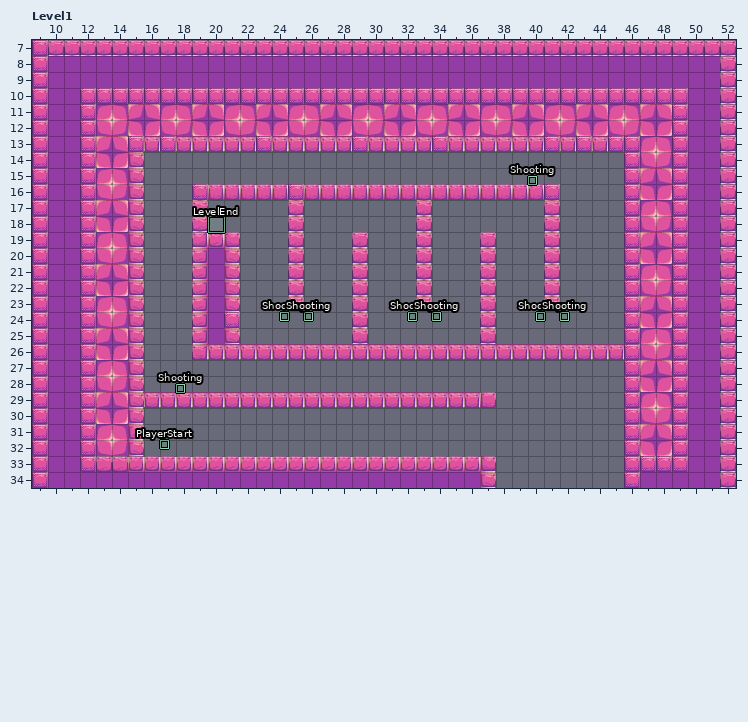
A LDtk project gets an edit: Levels/World_4/Level_4-3.ldtk. Above: the version before the commit.
Cells are 32x32 px. Shown: Level1 x 9..52, y 7..34.
The same view after the edit:
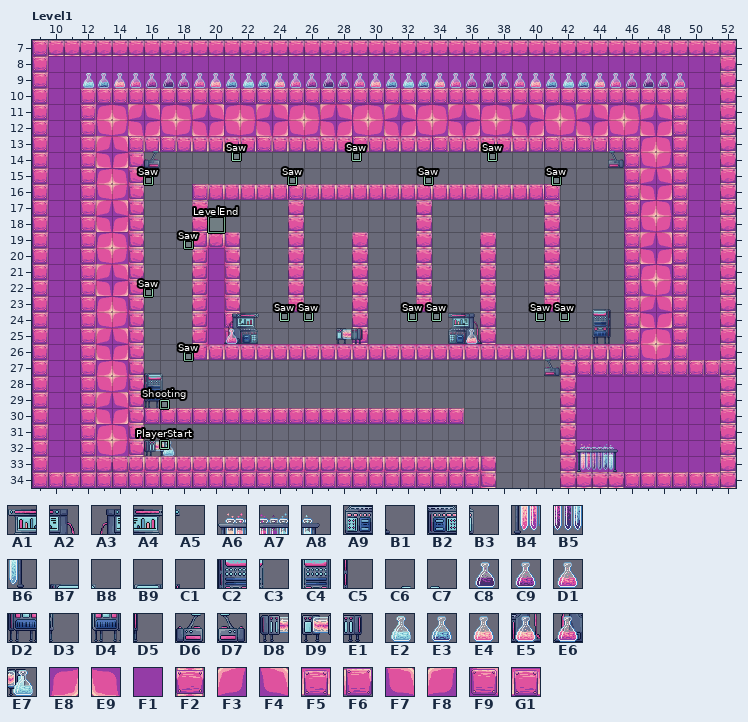
Key: from "Props": A1 0, A2 1, A3 3, A4 4, A5 5, A6 6, A7 7, A8 8, A9 16, B1 18, B2 20, B3 21, B4 22, B5 23, B6 24, B7 32, B8 33, B9 34, C1 35, C2 48, C3 49, C4 50, C5 51, C6 52, C7 53, C8 58, C9 59, D1 60, D2 64, D3 65, D4 66, D5 67, D6 68, D7 69, D8 70, D9 72, E1 73, E2 74, E3 75, E4 76, E5 17 under 76, E6 19 under 60, E7 71 under 74; from "Tiles": E8 4, E9 5, F1 9, F2 11, F3 12, F4 13, F5 17, F6 26, F7 28, F8 29, F9 35, G1 9 under 17.
__ is an empty cell.
Objects are placed by their top-left corner, in cells (3,4 is the top-left corner of cell 3,4); size is 1x1 cell unless given.
Tiles replaced or removed in this view: E8, E9, F1, F3, F4, F5, F6, F7, F8, F9, G1.
Tiles of an added or newly shown layer are drawn over the layers below it.
Edits made:
Changed rows in their new state; .. is an unchanged cell.
Layer "Tiles":
first column x 10:
27 .. .. .. .. .. .. .. .. .. .. .. .. .. .. .. .. .. .. .. .. .. .. .. .. .. .. .. .. .. .. .. .. F2 F9 F9 F9 .. F9 F9 .. F9 F9
28 .. .. .. .. .. .. .. .. .. .. .. .. .. .. .. .. .. .. .. .. .. .. .. .. .. .. .. .. .. .. .. .. F2 F1 F1 F1 F1 F1 F1 F1 .. ..
29 .. .. .. .. .. .. __ __ __ __ __ __ __ __ __ __ __ __ __ __ __ __ __ __ __ __ __ __ .. .. .. .. F2 F1 F1 F1 F1 F1 F1 F1 .. ..
30 .. .. .. .. .. .. F9 F9 F9 F9 F9 F9 F9 F9 F9 F9 F9 F9 F9 F9 F9 F9 F9 F9 F9 F9 .. .. .. .. .. .. F2 F1 F1 F1 F1 F1 F1 F1 .. ..
31 .. .. .. .. .. .. .. .. .. .. .. .. .. .. .. .. .. .. .. .. .. .. .. .. .. .. .. .. .. .. .. .. F2 F1 F1 F1 F1 F1 F1 F1 .. ..
32 .. .. .. .. .. .. .. .. .. .. .. .. .. .. .. .. .. .. .. .. .. .. .. .. .. .. .. .. .. .. .. .. F2 F1 F1 F1 F1 F1 F1 F1 .. ..
33 .. .. .. .. .. .. .. .. .. .. .. .. .. .. .. .. .. .. .. .. .. .. .. .. .. .. .. .. .. .. .. .. F2 F1 F1 F1 F1 F1 F1 F1 .. ..
34 F9 F9 F9 F9 F9 F9 F9 F9 F9 F9 F9 F9 F9 F9 F9 F9 F9 F9 F9 F9 F9 F9 F9 F9 F9 F9 F9 .. .. .. .. .. F2 F2 F2 F2 .. F9 F9 F9 F9 F9
Layer "Entities":
changed: "Shooting" rectangle at 18,28.5 size 0.5x0.5 -> "Shooting" rectangle at 17,29.5 size 0.5x0.5
added: "Saw" rectangle at 24.5,24 size 0.5x0.5
added: "Saw" rectangle at 26,24 size 0.5x0.5
added: "Saw" rectangle at 32.5,24 size 0.5x0.5
added: "Saw" rectangle at 34,24 size 0.5x0.5
added: "Saw" rectangle at 40.5,24 size 0.5x0.5
added: "Saw" rectangle at 42,24 size 0.5x0.5
added: "Saw" rectangle at 18.5,26.5 size 0.5x0.5
added: "Saw" rectangle at 16,22.5 size 0.5x0.5
added: "Saw" rectangle at 18.5,19.5 size 0.5x0.5
added: "Saw" rectangle at 16,15.5 size 0.5x0.5
added: "Saw" rectangle at 25,15.5 size 0.5x0.5
added: "Saw" rectangle at 29,14 size 0.5x0.5
added: "Saw" rectangle at 33.5,15.5 size 0.5x0.5
added: "Saw" rectangle at 37.5,14 size 0.5x0.5
added: "Saw" rectangle at 41.5,15.5 size 0.5x0.5
added: "Saw" rectangle at 21.5,14 size 0.5x0.5
removed: "Shooting" rectangle at 40,15.5 size 0.5x0.5
removed: "Shooting" rectangle at 24.5,24 size 0.5x0.5
removed: "Shooting" rectangle at 26,24 size 0.5x0.5
removed: "Shooting" rectangle at 32.5,24 size 0.5x0.5
removed: "Shooting" rectangle at 34,24 size 0.5x0.5
removed: "Shooting" rectangle at 40.5,24 size 0.5x0.5
removed: "Shooting" rectangle at 42,24 size 0.5x0.5
Layer "Props" (added):
first column x 12:
 9 E2 E3 E4 D1 C9 C8 C9 D1 E4 E3 E2 E3 E4 D1 C9 C8 C9 D1 E4 E3 E2 E3 E4 D1 C9 C8 C9 D1 E4 E3 E2 E3 E4 D1 C9 C8 C9 D1
first column x 16:
13 C6 .. .. .. .. .. .. .. .. .. .. .. .. .. .. .. .. .. .. .. .. .. .. .. .. .. .. .. .. C7
14 D6 .. .. .. .. .. .. .. .. .. .. .. .. .. .. .. .. .. .. .. .. .. .. .. .. .. .. .. .. D7
first column x 16:
23 .. .. .. .. .. .. .. .. .. .. .. .. .. .. .. .. .. .. .. .. .. .. .. .. .. .. .. .. B9 C1
24 .. .. .. .. .. A3 A4 A5 .. .. .. .. .. .. .. .. .. .. .. A1 A2 .. .. .. .. .. .. .. C4 C5
25 .. .. .. .. .. E6 B2 B3 .. .. .. .. D9 E1 .. .. .. .. .. A9 E5 B1 .. .. .. .. .. .. D4 D5
26 .. .. .. .. .. .. .. .. .. .. .. .. .. .. .. .. .. .. .. .. .. .. .. .. .. C7 .. .. .. ..
27 B7 B8 .. .. .. .. .. .. .. .. .. .. .. .. .. .. .. .. .. .. .. .. .. .. .. D7 .. .. .. ..
28 C2 C3 .. .. .. .. .. .. .. .. .. .. .. .. .. .. .. .. .. .. .. .. .. .. .. .. .. .. .. ..
29 D2 D3 .. .. .. .. .. .. .. .. .. .. .. .. .. .. .. .. .. .. .. .. .. .. .. .. .. .. .. ..
32 D8 E7 .. .. .. .. .. .. .. .. .. .. .. .. .. .. .. .. .. .. .. .. .. .. .. .. .. A6 A7 A8
33 .. .. .. .. .. .. .. .. .. .. .. .. .. .. .. .. .. .. .. .. .. .. .. .. .. .. .. B4 B5 B6
